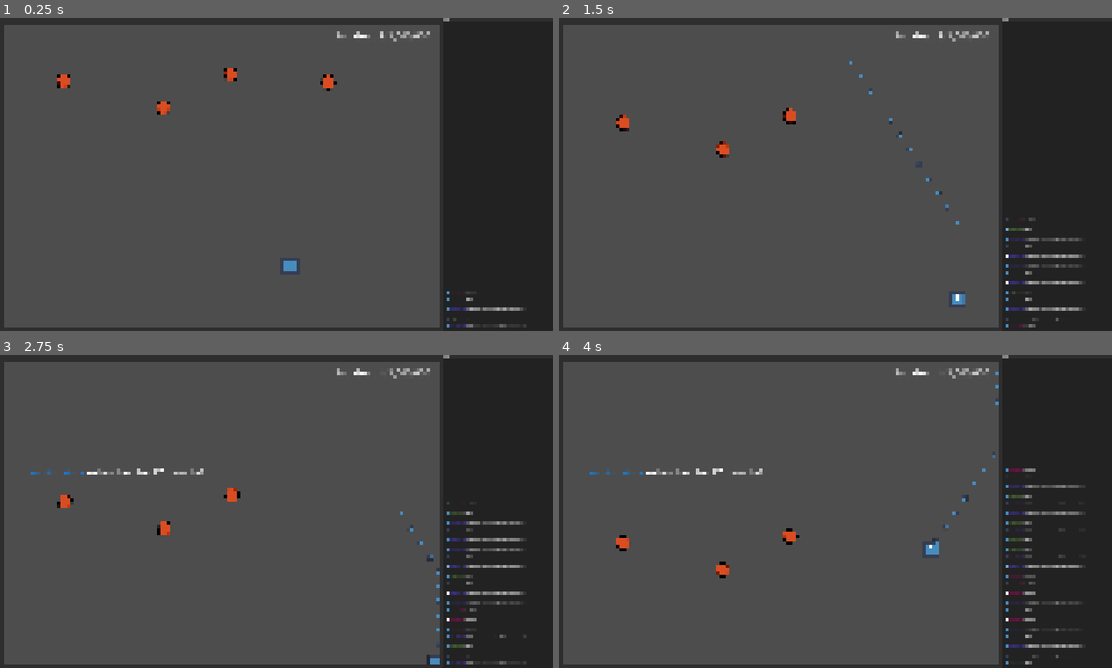
Above: before the commit, frames 1-4 (two rows, left to right).
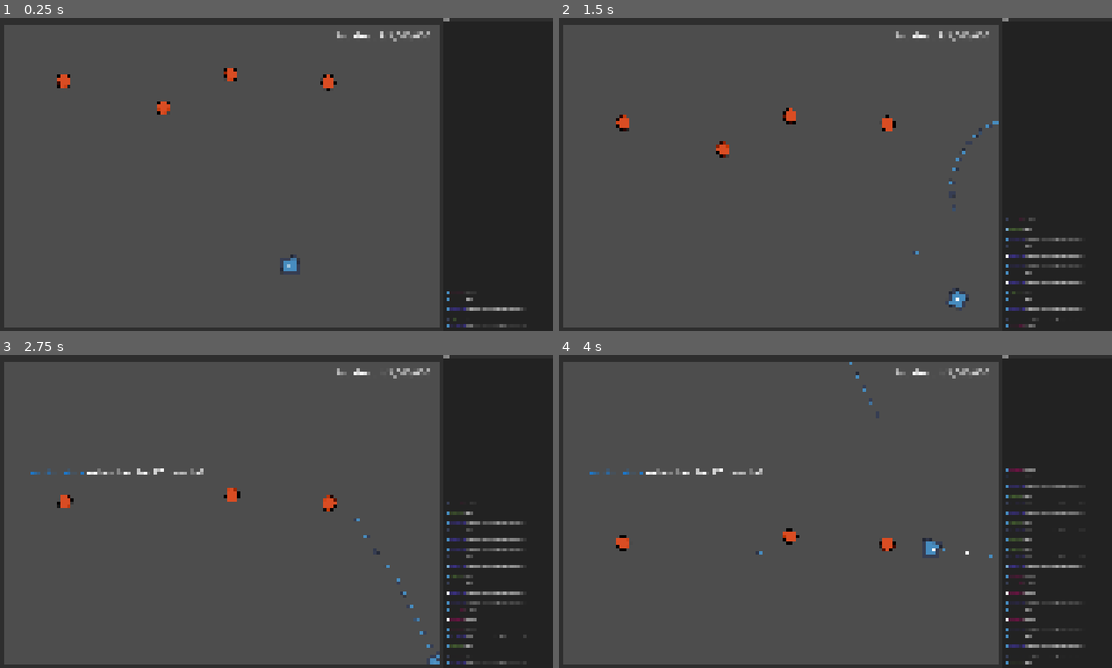
Above: after the commit, the same moments.

Repository: andrewfarinella/brackeys-game-jam-2026-1
Game: Godot game, scene res://scenes/main.tscn
The game is run twice, just before and just after one commit, with the same random seed, the same clock (stepped at 60 frames per second) and the same inputs. The engine's default icon, where the game draws it, is replaced by a stand-in: a white triangle on a blue panel in a dark square.
Inputs (mouse positions are in pixels of both pictures, inside the frame that each line leads up to):
- Up to frame 1 (0.25 s): no input
- Up to frame 2 (1.5 s): move the mouse to (957, 158) at 0.52 s; press the mouse at (957, 158) at 0.53 s; hold D (Right) 0.53-1.28 s; move the mouse to (724, 190) at 1.27 s; release the mouse at (724, 190) at 1.28 s; hold S (Down) from 1.28 s (still down); tap Shift (Sprint) at 1.35 s
- Up to frame 3 (2.75 s): move the mouse to (331, 442) at 2.02 s; release S (Down) at 2.03 s; press the mouse at (331, 442) at 2.03 s; hold D (Right) from 2.03 s (still down)
- Up to frame 4 (4 s): move the mouse to (807, 574) at 2.77 s; release D (Right) at 2.78 s; release the mouse at (807, 574) at 2.78 s; hold W (Up) 2.78-3.53 s; tap Shift (Sprint) at 2.85 s; move the mouse to (1001, 558) at 3.52 s; press the mouse at (1001, 558) at 3.53 s; hold A (Left) from 3.53 s (still down)

The runs differ from the first frame. In frame 1, less than 0.1% of the frame differs, in the area x 50-54%, y 75-81%; in frame 2, 0.4%; in frame 3, 0.4%; in frame 4, 0.4%, in the area x 28-80%, y 2-72%.

Commit message:
Add InputScheme tracking

Diff:
--- a/actors/host/host.gd
+++ b/actors/host/host.gd
@@ -15,17 +15,21 @@
 	weaponInputComponent.weaponFired.connect(fire_weapon)
 
 func _process(delta: float) -> void:
-	var inputDirection := Vector2(
-		Input.get_joy_axis(0, JOY_AXIS_RIGHT_X),
-		Input.get_joy_axis(0, JOY_AXIS_RIGHT_Y)
-	)
-	if inputDirection.length() >= rotationDeadzone:
-		targetAngle = inputDirection.angle() + deg_to_rad(90)
+	if GameManager.inputScheme == GameManager.InputScheme.KBM:
+		look_at(get_viewport().get_mouse_position())
+		rotate(deg_to_rad(90))
+	else:
+		var inputDirection := Vector2(
+			Input.get_joy_axis(0, JOY_AXIS_RIGHT_X),
+			Input.get_joy_axis(0, JOY_AXIS_RIGHT_Y)
+		)
 
-	if rotation != targetAngle:
-		var rotationLerpWeight := 1. - exp(-rotationSpeed * delta)
-		rotation = lerp_angle(rotation, targetAngle, rotationLerpWeight)
-	#look_at(get_viewport().get_mouse_position())
+		if inputDirection.length() >= rotationDeadzone:
+			targetAngle = inputDirection.angle() + deg_to_rad(90)
+
+		if rotation != targetAngle:
+			var rotationLerpWeight := 1. - exp(-rotationSpeed * delta)
+			rotation = lerp_angle(rotation, targetAngle, rotationLerpWeight)
 
 func fire_weapon() -> void:
 	var bullet = spawnerComponent.spawn(global_position, %Projectiles) as Bullet
--- a/project.godot
+++ b/project.godot
@@ -14,6 +14,10 @@
 run/main_scene="uid://dayu8cafucbx4"
 config/features=PackedStringArray("4.6", "Mobile")
 config/icon="res://icon.svg"
+
+[autoload]
+
+GameManager="*uid://dcdi1bxh6molo"
 
 [display]
 
--- /dev/null
+++ b/scripts/autoloads/game_manager.gd
@@ -0,0 +1,15 @@
+extends Node
+
+enum InputScheme {
+	KBM,
+	Gamepad
+}
+
+var inputScheme:InputScheme = InputScheme.KBM
+
+func _input(event: InputEvent) -> void:
+	if event is InputEventMouse: return
+	if event is InputEventJoypadButton or event is InputEventJoypadMotion:
+		inputScheme = InputScheme.Gamepad
+	elif inputScheme != InputScheme.KBM:
+		inputScheme = InputScheme.KBM
Not shown, added: scripts/autoloads/game_manager.gd.uid
Not shown, added: actors/.DS_Store
